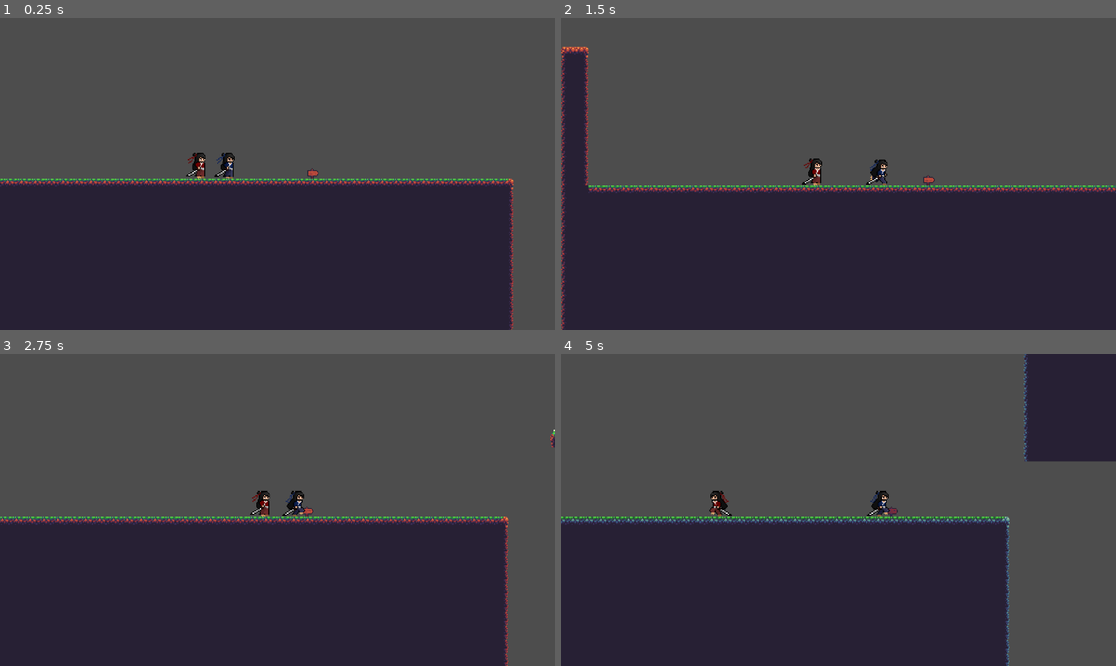
Above: before the commit, frames 1-4 (two rows, left to right).
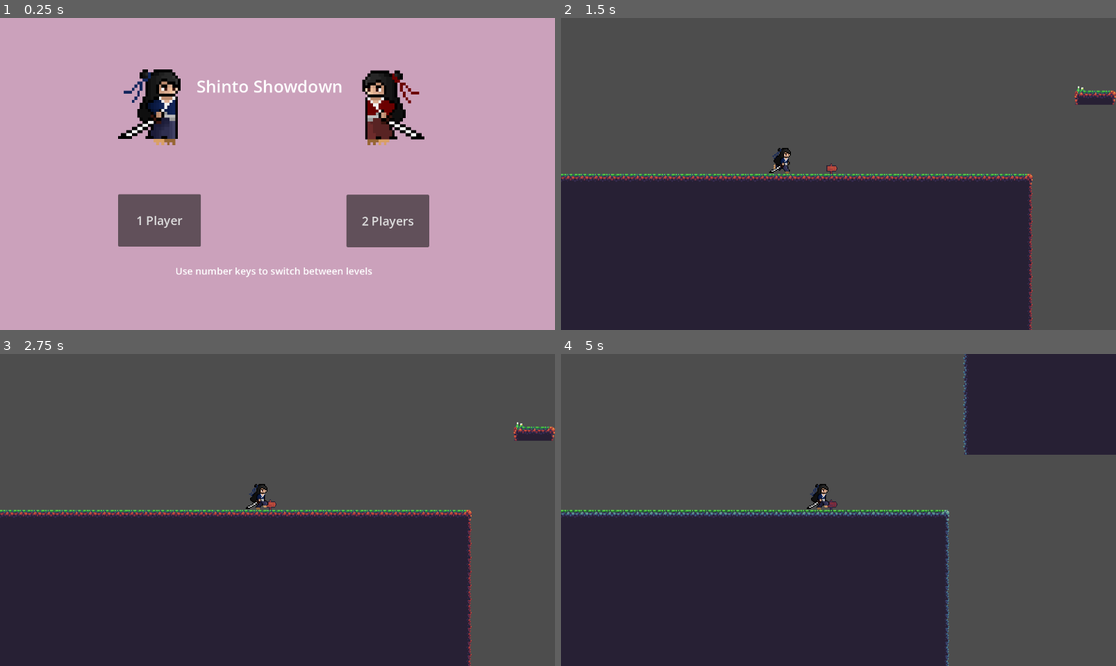
Above: after the commit, the same moments.

Repository: frema89/Shinto-Showdown
Game: Godot game, scene res://Main_menu.tscn
Two runs of this game, one before a commit and one after it. Both use one fixed random seed, a clock stepped at 60 frames per second and the inputs below. Before the commit the project starts from res://Level1.tscn.
Inputs (mouse positions are in pixels of both pictures, inside the frame that each line leads up to):
- Up to frame 1 (0.25 s): no input
- Up to frame 2 (1.5 s): click (949, 220) at 0.5 s, where only the run after the commit has a clickable "2 Players"; hold D (rightP1) from 1.28 s (still down); tap 1 (Level1) at 1.35 s
- Up to frame 3 (2.75 s): keep holding D (rightP1); tap I (JumpP2) at 1.52, 2.27 s; tap 2 (Level2) at 1.55, 2.1 s; tap 1 (Level1) at 2.3 s
- Up to frame 4 (5 s): release D (rightP1) at 2.78 s; hold A (leftP1) 2.78-3.53 s; hold K (AttackP2) 2.78-3.53 s; tap 2 (Level2) at 3.05, 4.55 s; hold D (rightP1) from 3.53 s (still down); tap B (DashP2) at 3.6 s; tap I (JumpP2) at 3.77, 4.52 s; tap 1 (Level1) at 3.8 s; hold J (LeftP2) from 4.28 s (still down)

The runs differ from the first frame. In frame 1, 100% of the frame differs, in the area x 0-100%, y 0-100%; in frame 2, 15%; in frame 3, 7.6%; in frame 4, 13%.
Error after the commit: Invalid access to property or key 'position' on a base object of type 'null instance'. (res://camera_2d.gd:12)

Commit message:
1.4
Man, I'm tired

Diff:
--- a/shinto-showdown/Level1.tscn
+++ b/shinto-showdown/Level1.tscn
@@ -5,7 +5,6 @@
 [ext_resource type="PackedScene" uid="uid://bpnlde0nlhiqk" path="res://Player.tscn" id="2_mc20k"]
 [ext_resource type="PackedScene" uid="uid://b8codlv3vftbe" path="res://Finish.tscn" id="3_dwyiq"]
 [ext_resource type="PackedScene" uid="uid://dhgh72ardb0nd" path="res://Main.tscn" id="4_dn5ey"]
-[ext_resource type="PackedScene" uid="uid://qa44sn36ptrc" path="res://Player2.tscn" id="5_dn5ey"]
 [ext_resource type="Script" uid="uid://c1yddccp1m0en" path="res://camera_2d.gd" id="6_lmyl5"]
 
 [sub_resource type="TileSetAtlasSource" id="TileSetAtlasSource_dwyiq"]
@@ -161,9 +160,8 @@
 
 [node name="Var" parent="." unique_id=1492732327 instance=ExtResource("4_dn5ey")]
 
-[node name="Player2" parent="." unique_id=862307774 instance=ExtResource("5_dn5ey")]
-position = Vector2(-138, -13)
-
 [node name="Camera2D" type="Camera2D" parent="." unique_id=505944282]
 zoom = Vector2(1.8, 1.8)
 script = ExtResource("6_lmyl5")
+
+[connection signal="ready" from="." to="." method="_on_ready"]
--- a/shinto-showdown/Level2.tscn
+++ b/shinto-showdown/Level2.tscn
@@ -5,7 +5,6 @@
 [ext_resource type="PackedScene" uid="uid://bpnlde0nlhiqk" path="res://Player.tscn" id="2_6faey"]
 [ext_resource type="PackedScene" uid="uid://b8codlv3vftbe" path="res://Finish.tscn" id="3_nc7oo"]
 [ext_resource type="PackedScene" uid="uid://dhgh72ardb0nd" path="res://Main.tscn" id="4_6x3wt"]
-[ext_resource type="PackedScene" uid="uid://qa44sn36ptrc" path="res://Player2.tscn" id="5_3453u"]
 [ext_resource type="Script" uid="uid://c1yddccp1m0en" path="res://camera_2d.gd" id="6_46pvi"]
 
 [sub_resource type="TileSetAtlasSource" id="TileSetAtlasSource_dwyiq"]
@@ -161,9 +160,6 @@
 
 [node name="Var" parent="." unique_id=1492732327 instance=ExtResource("4_6x3wt")]
 
-[node name="Player2" parent="." unique_id=862307774 instance=ExtResource("5_3453u")]
-position = Vector2(-138, -13)
-
 [node name="Camera2D" type="Camera2D" parent="." unique_id=505944282]
 zoom = Vector2(1.8, 1.8)
 script = ExtResource("6_46pvi")
--- /dev/null
+++ b/shinto-showdown/Main_menu.tscn
@@ -0,0 +1,566 @@
+[gd_scene format=3 uid="uid://bv5pxri6s4mur"]
+
+[ext_resource type="Script" uid="uid://bgg638st1uawa" path="res://button.gd" id="1_rlxw3"]
+[ext_resource type="Script" uid="uid://n0uhn5vcf5y0" path="res://button_2.gd" id="1_x2ps0"]
+[ext_resource type="Texture2D" uid="uid://c6v802cemufog" path="res://Assets for Y10 game/Samurai P2.png" id="1_x6lt7"]
+[ext_resource type="Texture2D" uid="uid://ddon76t6asj00" path="res://Assets for Y10 game/Samurai.png" id="2_x2ps0"]
+
+[sub_resource type="AtlasTexture" id="AtlasTexture_b4axb"]
+atlas = ExtResource("1_x6lt7")
+region = Rect2(96, 224, 48, 32)
+
+[sub_resource type="AtlasTexture" id="AtlasTexture_e7d53"]
+atlas = ExtResource("1_x6lt7")
+region = Rect2(144, 224, 48, 32)
+
+[sub_resource type="AtlasTexture" id="AtlasTexture_w0bqa"]
+atlas = ExtResource("1_x6lt7")
+region = Rect2(192, 224, 48, 32)
+
+[sub_resource type="AtlasTexture" id="AtlasTexture_s13mx"]
+atlas = ExtResource("1_x6lt7")
+region = Rect2(240, 224, 48, 32)
+
+[sub_resource type="AtlasTexture" id="AtlasTexture_rbyhg"]
+atlas = ExtResource("1_x6lt7")
+region = Rect2(288, 224, 48, 32)
+
+[sub_resource type="AtlasTexture" id="AtlasTexture_6qrfi"]
+atlas = ExtResource("1_x6lt7")
+region = Rect2(96, 192, 48, 32)
+
+[sub_resource type="AtlasTexture" id="AtlasTexture_qgh46"]
+atlas = ExtResource("1_x6lt7")
+region = Rect2(192, 192, 48, 32)
+
+[sub_resource type="AtlasTexture" id="AtlasTexture_c7vm2"]
+atlas = ExtResource("1_x6lt7")
+region = Rect2(288, 192, 48, 32)
+
+[sub_resource type="AtlasTexture" id="AtlasTexture_wycv3"]
+atlas = ExtResource("1_x6lt7")
+region = Rect2(336, 192, 48, 32)
+
+[sub_resource type="AtlasTexture" id="AtlasTexture_t46hy"]
+atlas = ExtResource("1_x6lt7")
+region = Rect2(384, 192, 48, 32)
+
+[sub_resource type="AtlasTexture" id="AtlasTexture_5twf5"]
+atlas = ExtResource("1_x6lt7")
+region = Rect2(144, 192, 48, 32)
+
+[sub_resource type="AtlasTexture" id="AtlasTexture_tya7o"]
+atlas = ExtResource("1_x6lt7")
+region = Rect2(0, 0, 48, 32)
+
+[sub_resource type="AtlasTexture" id="AtlasTexture_yn16u"]
+atlas = ExtResource("1_x6lt7")
+region = Rect2(48, 0, 48, 32)
+
+[sub_resource type="AtlasTexture" id="AtlasTexture_nc2sl"]
+atlas = ExtResource("1_x6lt7")
+region = Rect2(96, 0, 48, 32)
+
+[sub_resource type="AtlasTexture" id="AtlasTexture_y2vxu"]
+atlas = ExtResource("1_x6lt7")
+region = Rect2(144, 0, 48, 32)
+
+[sub_resource type="AtlasTexture" id="AtlasTexture_at8cj"]
+atlas = ExtResource("1_x6lt7")
+region = Rect2(96, 96, 48, 32)
+
+[sub_resource type="AtlasTexture" id="AtlasTexture_r0ljg"]
+atlas = ExtResource("1_x6lt7")
+region = Rect2(144, 96, 48, 32)
+
+[sub_resource type="AtlasTexture" id="AtlasTexture_y7d4d"]
+atlas = ExtResource("1_x6lt7")
+region = Rect2(192, 96, 48, 32)
+
+[sub_resource type="AtlasTexture" id="AtlasTexture_f0w32"]
+atlas = ExtResource("1_x6lt7")
+region = Rect2(240, 96, 48, 32)
+
+[sub_resource type="AtlasTexture" id="AtlasTexture_10ot7"]
+atlas = ExtResource("1_x6lt7")
+region = Rect2(288, 96, 48, 32)
+
+[sub_resource type="AtlasTexture" id="AtlasTexture_0u3ra"]
+atlas = ExtResource("1_x6lt7")
+region = Rect2(336, 96, 48, 32)
+
+[sub_resource type="AtlasTexture" id="AtlasTexture_uah5d"]
+atlas = ExtResource("1_x6lt7")
+region = Rect2(384, 96, 48, 32)
+
+[sub_resource type="AtlasTexture" id="AtlasTexture_gudeb"]
+atlas = ExtResource("1_x6lt7")
+region = Rect2(48, 64, 48, 32)
+
+[sub_resource type="AtlasTexture" id="AtlasTexture_aqld0"]
+atlas = ExtResource("1_x6lt7")
+region = Rect2(96, 64, 48, 32)
+
+[sub_resource type="AtlasTexture" id="AtlasTexture_k7blw"]
+atlas = ExtResource("1_x6lt7")
+region = Rect2(144, 64, 48, 32)
+
+[sub_resource type="AtlasTexture" id="AtlasTexture_s5am5"]
+atlas = ExtResource("1_x6lt7")
+region = Rect2(192, 64, 48, 32)
+
+[sub_resource type="AtlasTexture" id="AtlasTexture_dhbww"]
+atlas = ExtResource("1_x6lt7")
+region = Rect2(240, 64, 48, 32)
+
+[sub_resource type="AtlasTexture" id="AtlasTexture_tbx7s"]
+atlas = ExtResource("1_x6lt7")
+region = Rect2(288, 64, 48, 32)
+
+[sub_resource type="AtlasTexture" id="AtlasTexture_ch355"]
+atlas = ExtResource("1_x6lt7")
+region = Rect2(0, 64, 48, 32)
+
+[sub_resource type="AtlasTexture" id="AtlasTexture_feu51"]
+atlas = ExtResource("1_x6lt7")
+region = Rect2(336, 64, 48, 32)
+
+[sub_resource type="SpriteFrames" id="SpriteFrames_rlxw3"]
+animations = [{
+"frames": [{
+"duration": 1.0,
+"texture": SubResource("AtlasTexture_b4axb")
+}, {
+"duration": 1.0,
+"texture": SubResource("AtlasTexture_e7d53")
+}, {
+"duration": 1.0,
+"texture": SubResource("AtlasTexture_w0bqa")
+}, {
+"duration": 1.0,
+"texture": SubResource("AtlasTexture_s13mx")
+}, {
+"duration": 1.0,
+"texture": SubResource("AtlasTexture_rbyhg")
+}],
+"loop": true,
+"name": &"Attack",
+"speed": 8.0
+}, {
+"frames": [{
+"duration": 1.0,
+"texture": SubResource("AtlasTexture_6qrfi")
+}, {
+"duration": 1.0,
+"texture": SubResource("AtlasTexture_qgh46")
+}, {
+"duration": 1.0,
+"texture": SubResource("AtlasTexture_c7vm2")
+}, {
+"duration": 1.0,
+"texture": SubResource("AtlasTexture_wycv3")
+}, {
+"duration": 1.0,
+"texture": SubResource("AtlasTexture_t46hy")
+}, {
+"duration": 1.0,
+"texture": SubResource("AtlasTexture_5twf5")
+}],
+"loop": false,
+"name": &"Dash",
+"speed": 8.0
+}, {
+"frames": [{
+"duration": 1.0,
+"texture": SubResource("AtlasTexture_tya7o")
+}, {
+"duration": 1.0,
+"texture": SubResource("AtlasTexture_yn16u")
+}, {
+"duration": 1.0,
+"texture": SubResource("AtlasTexture_nc2sl")
+}, {
+"duration": 1.0,
+"texture": SubResource("AtlasTexture_y2vxu")
+}],
+"loop": true,
+"name": &"Idle",
+"speed": 5.0
+}, {
+"frames": [{
+"duration": 1.0,
+"texture": SubResource("AtlasTexture_at8cj")
+}, {
+"duration": 1.0,
+"texture": SubResource("AtlasTexture_r0ljg")
+}, {
+"duration": 1.0,
+"texture": SubResource("AtlasTexture_y7d4d")
+}, {
+"duration": 1.0,
+"texture": SubResource("AtlasTexture_f0w32")
+}, {
+"duration": 1.0,
+"texture": SubResource("AtlasTexture_10ot7")
+}, {
+"duration": 1.0,
+"texture": SubResource("AtlasTexture_0u3ra")
+}, {
+"duration": 1.0,
+"texture": SubResource("AtlasTexture_uah5d")
+}],
+"loop": false,
+"name": &"Jump",
+"speed": 5.0
+}, {
+"frames": [{
+"duration": 1.0,
+"texture": SubResource("AtlasTexture_gudeb")
+}, {
+"duration": 1.0,
+"texture": SubResource("AtlasTexture_aqld0")
+}, {
+"duration": 1.0,
+"texture": SubResource("AtlasTexture_k7blw")
+}, {
+"duration": 1.0,
+"texture": SubResource("AtlasTexture_s5am5")
+}, {
+"duration": 1.0,
+"texture": SubResource("AtlasTexture_dhbww")
+}, {
+"duration": 1.0,
+"texture": SubResource("AtlasTexture_tbx7s")
+}, {
+"duration": 1.0,
+"texture": SubResource("AtlasTexture_ch355")
+}, {
+"duration": 1.0,
+"texture": SubResource("AtlasTexture_feu51")
+}],
+"loop": true,
+"name": &"Run",
+"speed": 5.0
+}]
+
+[sub_resource type="AtlasTexture" id="AtlasTexture_sg6sq"]
+atlas = ExtResource("2_x2ps0")
+region = Rect2(192, 192, 48, 32)
+
+[sub_resource type="AtlasTexture" id="AtlasTexture_h84ma"]
+atlas = ExtResource("2_x2ps0")
+region = Rect2(240, 192, 48, 32)
+
+[sub_resource type="AtlasTexture" id="AtlasTexture_47wu6"]
+atlas = ExtResource("2_x2ps0")
+region = Rect2(288, 192, 48, 32)
+
+[sub_resource type="AtlasTexture" id="AtlasTexture_2n1s8"]
+atlas = ExtResource("2_x2ps0")
+region = Rect2(336, 192, 48, 32)
+
+[sub_resource type="AtlasTexture" id="AtlasTexture_3vjad"]
+atlas = ExtResource("2_x2ps0")
+region = Rect2(384, 192, 48, 32)
+
+[sub_resource type="AtlasTexture" id="AtlasTexture_cgsek"]
+atlas = ExtResource("2_x2ps0")
+region = Rect2(96, 192, 48, 32)
+
+[sub_resource type="AtlasTexture" id="AtlasTexture_0pi4m"]
+atlas = ExtResource("2_x2ps0")
+region = Rect2(144, 192, 48, 32)
+
+[sub_resource type="AtlasTexture" id="AtlasTexture_epypp"]
+atlas = ExtResource("2_x2ps0")
+region = Rect2(0, 0, 48, 32)
+
+[sub_resource type="AtlasTexture" id="AtlasTexture_0hol4"]
+atlas = ExtResource("2_x2ps0")
+region = Rect2(48, 0, 48, 32)
+
+[sub_resource type="AtlasTexture" id="AtlasTexture_q6r6c"]
+atlas = ExtResource("2_x2ps0")
+region = Rect2(96, 0, 48, 32)
+
+[sub_resource type="AtlasTexture" id="AtlasTexture_kdubu"]
+atlas = ExtResource("2_x2ps0")
+region = Rect2(144, 0, 48, 32)
+
+[sub_resource type="AtlasTexture" id="AtlasTexture_3tkgg"]
+atlas = ExtResource("2_x2ps0")
+region = Rect2(96, 96, 48, 32)
+
+[sub_resource type="AtlasTexture" id="AtlasTexture_l6ohk"]
+atlas = ExtResource("2_x2ps0")
+region = Rect2(144, 96, 48, 32)
+
+[sub_resource type="AtlasTexture" id="AtlasTexture_oudfo"]
+atlas = ExtResource("2_x2ps0")
+region = Rect2(192, 96, 48, 32)
+
+[sub_resource type="AtlasTexture" id="AtlasTexture_d6rpx"]
+atlas = ExtResource("2_x2ps0")
+region = Rect2(240, 96, 48, 32)
+
+[sub_resource type="AtlasTexture" id="AtlasTexture_r3kul"]
+atlas = ExtResource("2_x2ps0")
+region = Rect2(288, 96, 48, 32)
+
+[sub_resource type="AtlasTexture" id="AtlasTexture_jatw7"]
+atlas = ExtResource("2_x2ps0")
+region = Rect2(336, 96, 48, 32)
+
+[sub_resource type="AtlasTexture" id="AtlasTexture_rv870"]
+atlas = ExtResource("2_x2ps0")
+region = Rect2(384, 96, 48, 32)
+
+[sub_resource type="AtlasTexture" id="AtlasTexture_xhfnw"]
+atlas = ExtResource("2_x2ps0")
+region = Rect2(0, 64, 48, 32)
+
+[sub_resource type="AtlasTexture" id="AtlasTexture_kpjcp"]
+atlas = ExtResource("2_x2ps0")
+region = Rect2(48, 64, 48, 32)
+
+[sub_resource type="AtlasTexture" id="AtlasTexture_kne1u"]
+atlas = ExtResource("2_x2ps0")
+region = Rect2(96, 64, 48, 32)
+
+[sub_resource type="AtlasTexture" id="AtlasTexture_e80uo"]
+atlas = ExtResource("2_x2ps0")
+region = Rect2(144, 64, 48, 32)
+
+[sub_resource type="AtlasTexture" id="AtlasTexture_cxr5p"]
+atlas = ExtResource("2_x2ps0")
+region = Rect2(192, 64, 48, 32)
+
+[sub_resource type="AtlasTexture" id="AtlasTexture_tdg3f"]
+atlas = ExtResource("2_x2ps0")
+region = Rect2(240, 64, 48, 32)
+
+[sub_resource type="AtlasTexture" id="AtlasTexture_dtqjt"]
+atlas = ExtResource("2_x2ps0")
+region = Rect2(288, 64, 48, 32)
+
+[sub_resource type="AtlasTexture" id="AtlasTexture_5ncpa"]
+atlas = ExtResource("2_x2ps0")
+region = Rect2(336, 64, 48, 32)
+
+[sub_resource type="AtlasTexture" id="AtlasTexture_hp6x6"]
+atlas = ExtResource("2_x2ps0")
+region = Rect2(96, 224, 48, 32)
+
+[sub_resource type="AtlasTexture" id="AtlasTexture_efikj"]
+atlas = ExtResource("2_x2ps0")
+region = Rect2(144, 224, 48, 32)
+
+[sub_resource type="AtlasTexture" id="AtlasTexture_itxgx"]
+atlas = ExtResource("2_x2ps0")
+region = Rect2(192, 224, 48, 32)
+
+[sub_resource type="AtlasTexture" id="AtlasTexture_yt0h1"]
+atlas = ExtResource("2_x2ps0")
+region = Rect2(240, 224, 48, 32)
+
+[sub_resource type="AtlasTexture" id="AtlasTexture_vd78s"]
+atlas = ExtResource("2_x2ps0")
+region = Rect2(288, 224, 48, 32)
+
+[sub_resource type="SpriteFrames" id="SpriteFrames_5kukc"]
+animations = [{
+"frames": [{
+"duration": 1.0,
+"texture": SubResource("AtlasTexture_sg6sq")
+}, {
+"duration": 1.0,
+"texture": SubResource("AtlasTexture_h84ma")
+}, {
+"duration": 1.0,
+"texture": SubResource("AtlasTexture_47wu6")
+}, {
+"duration": 1.0,
+"texture": SubResource("AtlasTexture_2n1s8")
+}, {
+"duration": 1.0,
+"texture": SubResource("AtlasTexture_3vjad")
+}, {
+"duration": 1.0,
+"texture": SubResource("AtlasTexture_cgsek")
+}, {
+"duration": 1.0,
+"texture": SubResource("AtlasTexture_0pi4m")
+}],
+"loop": false,
+"name": &"Dash",
+"speed": 8.0
+}, {
+"frames": [{
+"duration": 1.0,
+"texture": SubResource("AtlasTexture_epypp")
+}, {
+"duration": 1.0,
+"texture": SubResource("AtlasTexture_0hol4")
+}, {
+"duration": 1.0,
+"texture": SubResource("AtlasTexture_0hol4")
+}, {
+"duration": 1.0,
+"texture": SubResource("AtlasTexture_q6r6c")
+}, {
+"duration": 1.0,
+"texture": SubResource("AtlasTexture_kdubu")
+}, {
+"duration": 1.0,
+"texture": SubResource("AtlasTexture_kdubu")
+}],
+"loop": true,
+"name": &"Idle",
+"speed": 5.0
+}, {
+"frames": [{
+"duration": 1.0,
+"texture": SubResource("AtlasTexture_3tkgg")
+}, {
+"duration": 1.0,
+"texture": SubResource("AtlasTexture_l6ohk")
+}, {
+"duration": 1.0,
+"texture": SubResource("AtlasTexture_oudfo")
+}, {
+"duration": 1.0,
+"texture": SubResource("AtlasTexture_d6rpx")
+}, {
+"duration": 1.0,
+"texture": SubResource("AtlasTexture_r3kul")
+}, {
+"duration": 1.0,
+"texture": SubResource("AtlasTexture_jatw7")
+}, {
+"duration": 1.0,
+"texture": SubResource("AtlasTexture_rv870")
+}],
+"loop": false,
+"name": &"Jump",
+"speed": 5.0
+}, {
+"frames": [{
+"duration": 1.0,
+"texture": SubResource("AtlasTexture_xhfnw")
+}, {
+"duration": 1.0,
+"texture": SubResource("AtlasTexture_kpjcp")
+}, {
+"duration": 1.0,
+"texture": SubResource("AtlasTexture_kne1u")
+}, {
+"duration": 1.0,
+"texture": SubResource("AtlasTexture_e80uo")
+}, {
+"duration": 1.0,
+"texture": SubResource("AtlasTexture_cxr5p")
+}, {
+"duration": 1.0,
+"texture": SubResource("AtlasTexture_tdg3f")
+}, {
+"duration": 1.0,
+"texture": SubResource("AtlasTexture_dtqjt")
+}, {
+"duration": 1.0,
+"texture": SubResource("AtlasTexture_5ncpa")
+}],
+"loop": true,
+"name": &"Run",
+"speed": 5.0
+}, {
+"frames": [{
+"duration": 1.0,
+"texture": SubResource("AtlasTexture_hp6x6")
+}, {
+"duration": 1.0,
+"texture": SubResource("AtlasTexture_efikj")
+}, {
+"duration": 1.0,
+"texture": SubResource("AtlasTexture_itxgx")
+}, {
+"duration": 1.0,
+"texture": SubResource("AtlasTexture_yt0h1")
+}, {
+"duration": 1.0,
+"texture": SubResource("AtlasTexture_vd78s")
+}],
+"loop": true,
+"name": &"attack",
+"speed": 8.0
+}]
+
+[node name="Control" type="Control" unique_id=1837071397]
+layout_mode = 3
+anchors_preset = 15
+anchor_right = 1.0
+anchor_bottom = 1.0
+grow_horizontal = 2
+grow_vertical = 2
+
+[node name="ColorRect" type="ColorRect" parent="." unique_id=2135301684]
+layout_mode = 0
+offset_right = 1152.0
+offset_bottom = 648.0
+color = Color(0.7973903, 0.6294081, 0.7344652, 1)
+
+[node name="Button" type="Button" parent="." unique_id=919194020]
+layout_mode = 0
+offset_left = 245.0
+offset_top = 366.0
+offset_right = 417.0
+offset_bottom = 475.0
+theme_override_font_sizes/font_size = 25
+text = "1 Player"
+script = ExtResource("1_rlxw3")
+
+[node name="Button2" type="Button" parent="." unique_id=595615672]
+layout_mode = 0
+offset_left = 719.0
+offset_top = 367.0
+offset_right = 891.0
+offset_bottom = 476.0
+theme_override_font_sizes/font_size = 25
+text = "2 Players"
+script = ExtResource("1_x2ps0")
+
+[node name="Label2" type="Label" parent="." unique_id=827010436]
+layout_mode = 0
+offset_left = 364.0
+offset_top = 511.0
+offset_right = 773.0
+offset_bottom = 560.0
+theme_override_font_sizes/font_size = 20
+text = "Use number keys to switch between levels"
+horizontal_alignment = 1
+
+[node name="Label" type="Label" parent="." unique_id=788659097]
+layout_mode = 0
+offset_left = 408.0
+offset_top = 117.0
+offset_right = 711.0
+offset_bottom = 166.0
+theme_override_font_sizes/font_size = 35
+text = "Shinto Showdown"
+horizontal_alignment = 1
+
+[node name="AnimatedSprite2D2" type="AnimatedSprite2D" parent="." unique_id=434832806]
+texture_filter = 1
+position = Vector2(752.00006, 165)
+scale = Vector2(-5.6, 6.2)
+sprite_frames = SubResource("SpriteFrames_rlxw3")
+animation = &"Idle"
+
+[node name="AnimatedSprite2D" type="AnimatedSprite2D" parent="." unique_id=394518334]
+texture_filter = 1
+position = Vector2(374.875, 163.5)
+scale = Vector2(5.630209, 6.2812495)
+sprite_frames = SubResource("SpriteFrames_5kukc")
+animation = &"Idle"
+
+[connection signal="pressed" from="Button" to="Button" method="_on_pressed"]
+[connection signal="pressed" from="Button2" to="Button2" method="_on_pressed"]
--- a/shinto-showdown/P1.gd
+++ b/shinto-showdown/P1.gd
@@ -75,9 +75,9 @@
 	else:
 		player_sprite.animation = "Idle"
 
-	if get_node("../Var").P1hit == true:
-		if get_node("../Var").P2direction:
-			velocity.x = get_node("../Var").P2direction * SPEED
+#	if get_node("../Var").P1hit == true:
+#		if get_node("../Var").P2direction:
+#			velocity.x = get_node("../Var").P2direction * SPEED
 
 	if position.y > 300:
 		if position.x > 1350:
@@ -95,7 +95,5 @@
 	move_and_slide()
 
 
-
 func _on_area_2d_body_entered(body: Node2D) -> void:
-		get_node("../Var").P1hit = true
 		print("done")
--- a/shinto-showdown/P2.gd
+++ b/shinto-showdown/P2.gd
@@ -74,9 +74,9 @@
 	else:
 		player_sprite.animation = "Idle"
 
-	if get_node("../Var").P2hit == true:
-		if get_node("../Var").P1direction:
-			velocity.x = get_node("../Var").P1direction * SPEED
+#	if get_node("../Var").P2hit == true:
+#		if get_node("../Var").P1direction:
+#da			velocity.x = get_node("../Var").P1direction * SPEED
 
 	if position.y > 300:
 		if position.x > 1350:
@@ -92,5 +92,4 @@
 
 
 func _on_area_2d_body_entered(body: Node2D) -> void:
-	get_node("../Var").P2hit = true
 	print("done")
--- a/shinto-showdown/Var.gd
+++ b/shinto-showdown/Var.gd
@@ -1,7 +1,5 @@
 extends Node2D
 
 var finish = false
-var P1hit = false
-var P2hit = false
 var P1direction = Input.get_axis("leftP1", "rightP1")
 var P2direction = Input.get_axis("LeftP2", "RightP2")
--- /dev/null
+++ b/shinto-showdown/button.gd
@@ -0,0 +1,4 @@
+extends Button
+
+func _on_pressed() -> void:
+	get_tree().change_scene_to_file("res://Level1.tscn")
--- /dev/null
+++ b/shinto-showdown/button_2.gd
@@ -0,0 +1,5 @@
+extends Button
+@onready var nplayers = $"../Button"
+
+func _on_pressed() -> void:
+	get_tree().change_scene_to_file("res://Level1.tscn")
--- a/shinto-showdown/level_1.gd
+++ b/shinto-showdown/level_1.gd
@@ -4,3 +4,7 @@
 func _process(_delta: float) -> void:
 	if Input.is_action_just_pressed("Level2"):
 		get_tree().change_scene_to_file("res://Level2.tscn")
+
+
+func _on_ready() -> void:
+	print ("AAAAAAAAAAAA")
--- a/shinto-showdown/project.godot
+++ b/shinto-showdown/project.godot
@@ -15,7 +15,7 @@
 [application]
 
 config/name="Shinto Showdown"
-run/main_scene="uid://cfhicgtxnecga"
+run/main_scene="uid://bv5pxri6s4mur"
 config/features=PackedStringArray("4.6", "Forward Plus")
 config/icon="res://icon.svg"
 
Not shown, added: shinto-showdown/button.gd.uid
Not shown, added: shinto-showdown/button_2.gd.uid
